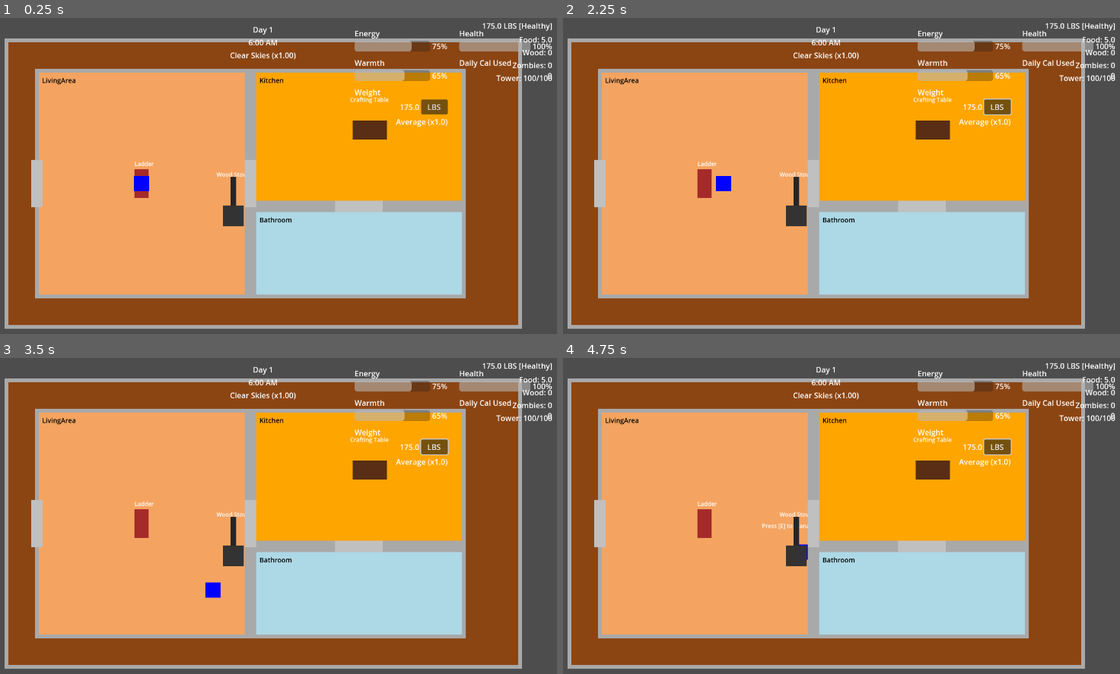
Above: before the commit, frames 1-4 (two rows, left to right).
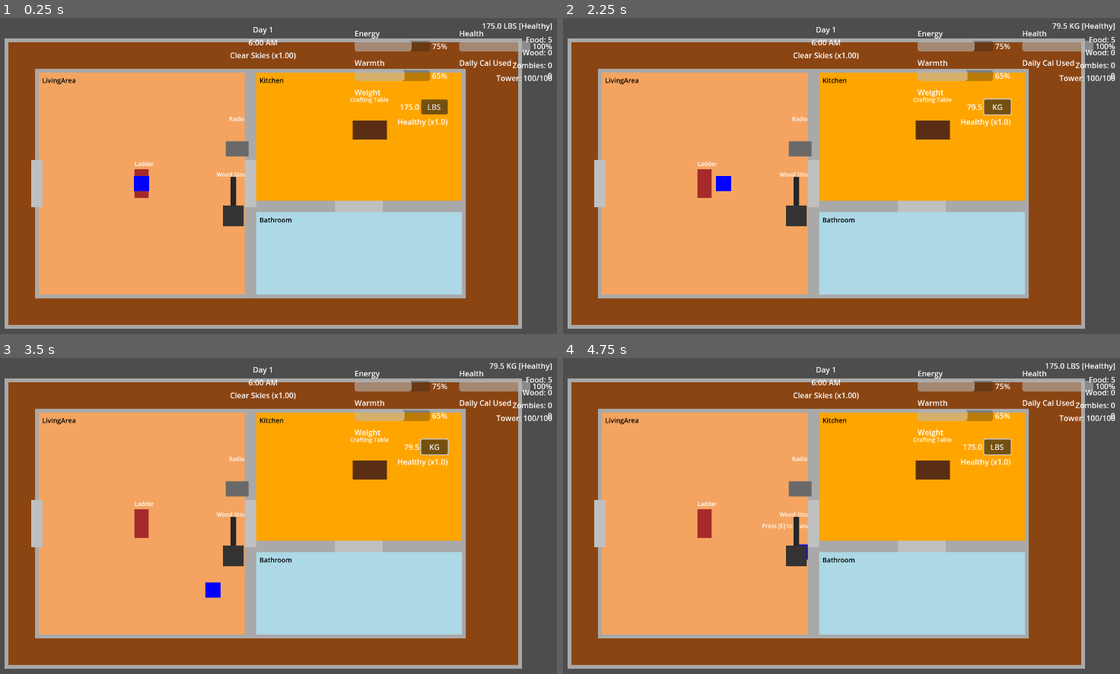
Above: after the commit, the same moments.

Repository: nexus382/firetower-game
Game: Godot game, scene res://scenes/Main.tscn
Same seed, same stepped clock (60 frames per second), same inputs: the game is played once before the commit and once after it.
Inputs (mouse positions are in pixels of both pictures, inside the frame that each line leads up to):
- Up to frame 1 (0.25 s): no input
- Up to frame 2 (2.25 s): click "LBS" at 0.5 s; click "LBS" (after the commit: "KG") at 1.25 s; tap Enter at 2 s; move the mouse to (958, 166) at 2.02 s; hold D (move_right) from 2.03 s (still down); hold E (interact) from 2.03 s (still down)
- Up to frame 3 (3.5 s): move the mouse to (139, 541) at 2.77 s; release D (move_right) at 2.78 s; release E (interact) at 2.78 s; hold S (move_down) from 2.78 s (still down); tap E (interact) at 2.85 s
- Up to frame 4 (4.75 s): move the mouse to (886, 449) at 3.52 s; release S (move_down) at 3.53 s; hold D (move_right) 3.53-4.28 s; hold E (interact) 3.53-4.28 s; tap Space at 4.25 s; move the mouse to (796, 591) at 4.27 s; hold W (move_up) from 4.28 s (still down); tap E (interact) at 4.35 s

The runs differ from the first frame. In frame 1, 0.4% of the frame differs, in the area x 40-100%, y 6-44%; in frame 2, 0.5%, in the area x 40-100%, y 1-44%; in frame 3, 0.5%; in frame 4, 0.4%.
Error before the commit: Parse Error: Unexpected "?" in source. If you want a ternary operator, use "truthy_value if true_condition else falsy_value". (res://scripts/GameManager.gd:600)

Commit message:
Fix ternary usage in fire starting flow

Diff:
--- a/scripts/GameManager.gd
+++ b/scripts/GameManager.gd
@@ -597,7 +597,7 @@
 
     var roll = _rng.randf()
     var success = roll < chance
-    var reason = success ? "lit" : "failed_roll"
+    var reason = "lit" if success else "failed_roll"
     var kindling_returned = false
     var tool_use_spent = 0
 
